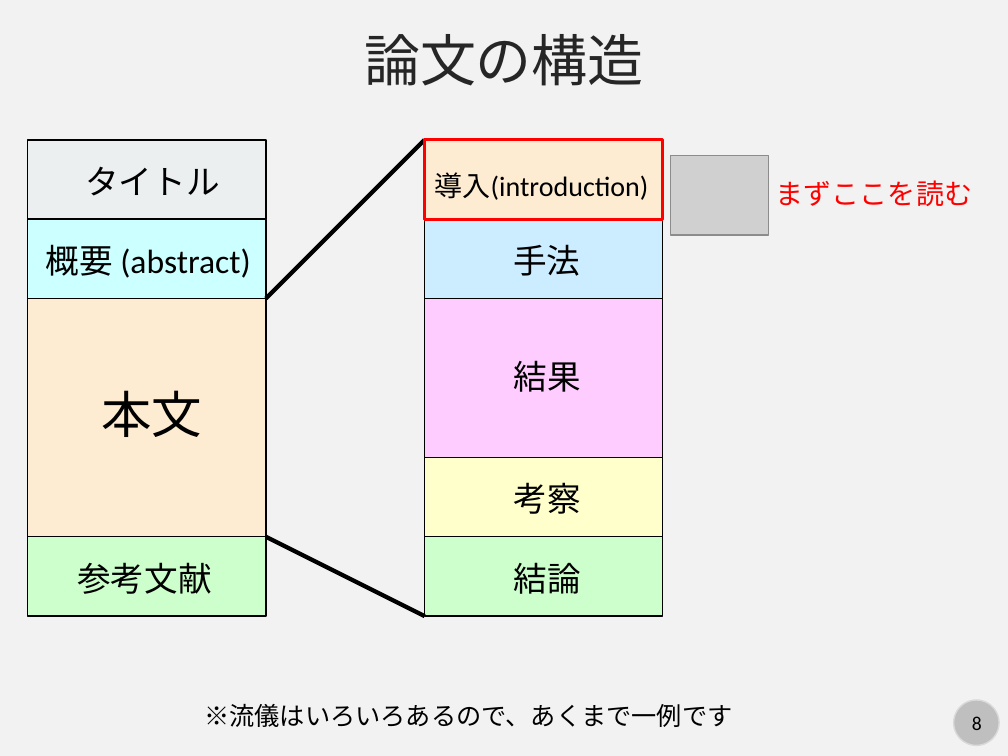
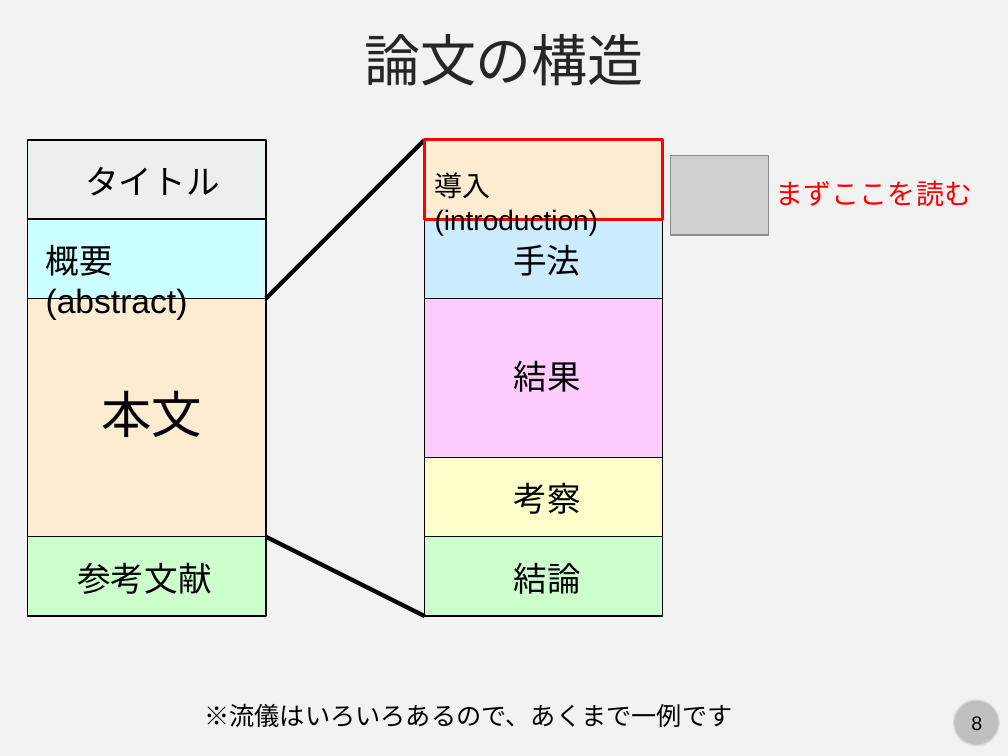
Before and after one commit to kaityo256/lab_startup, a slide deck: slide 8 of survey/fig/howtosurvey.pptx. Drawn at 1008x756 pixels with LibreOffice and Linux fonts; fonts in the diff are those of the drawing; grey boxes stand for pictures. Boxes give left, top, right and bottom in pixels: in the first picture for what was removed or moved away, otherwise in the second. Text is boxed around its words. In the diff, an @@ line names an element or a change of style, - is before the commit and + after.

Commit message:
updates format of slides

```diff
--- a/survey/fig/howtosurvey.pptx
+++ b/survey/fig/howtosurvey.pptx
@@ font Calibri to Arial in 3 elements at bbox=[46, 244, 188, 321], bbox=[513, 244, 580, 276], bbox=[435, 172, 599, 235] @@
```
Also in this commit, not shown: 16 other slides changed.
